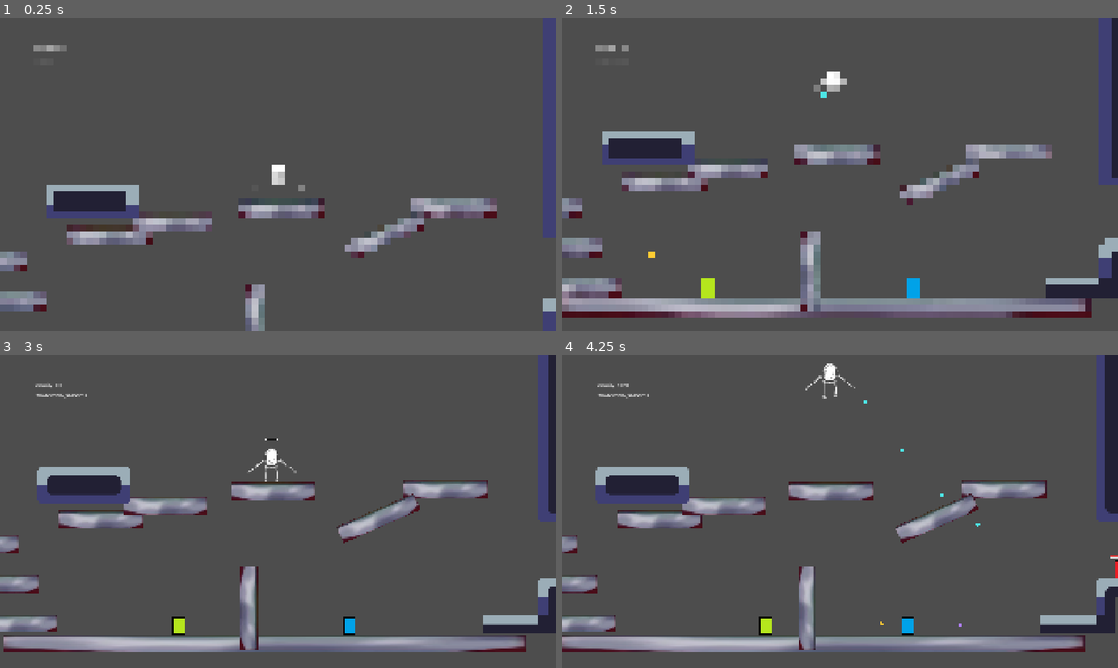
Above: before the commit, frames 1-4 (two rows, left to right).
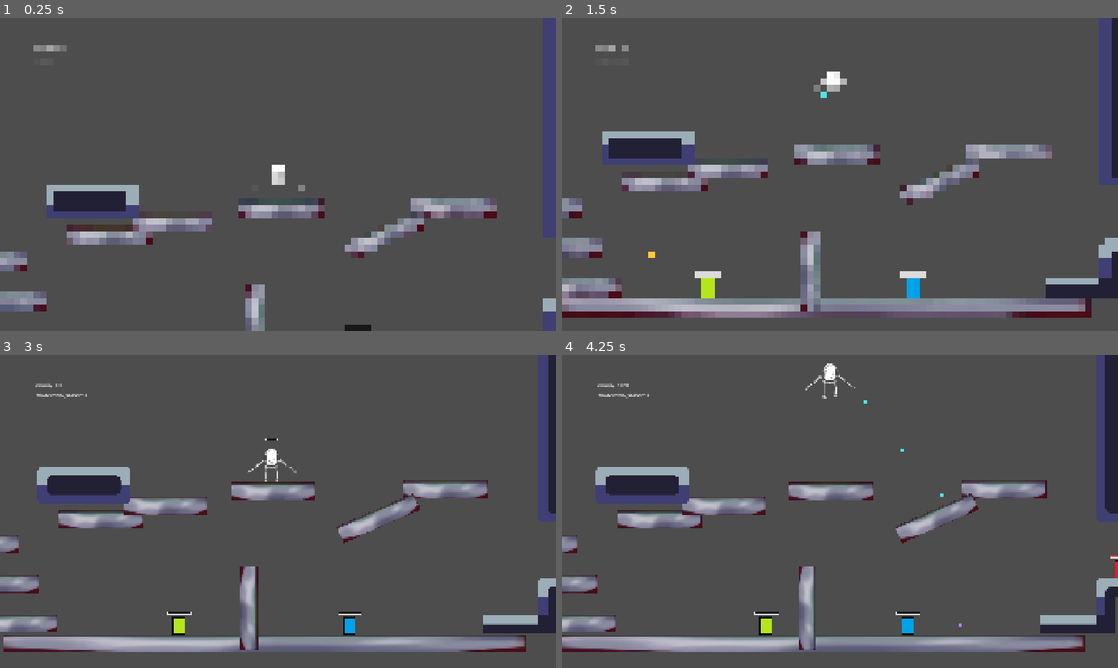
Above: after the commit, the same moments.

Repository: tlghealthy/godot_warmup_jam
Game: Godot game, scene res://scenes/Main.tscn
Two runs of this game, one before a commit and one after it. Both use one fixed random seed, a clock stepped at 60 frames per second and the inputs below.
Inputs (mouse positions are in pixels of both pictures, inside the frame that each line leads up to):
- Up to frame 1 (0.25 s): no input
- Up to frame 2 (1.5 s): move the mouse to (962, 158) at 0.52 s; hold E (DebugActionRight) from 0.53 s (still down); tap P (CameraCycle) at 0.6 s; tap Space (PlayerJump) at 0.77 s; move the mouse to (728, 190) at 1.27 s; click (728, 190) at 1.35 s
- Up to frame 3 (3 s): tap Space (PlayerJump) at 1.52 s; move the mouse to (333, 442) at 2.02 s; release E (DebugActionRight) at 2.03 s; hold Q (DebugActionLeft) 2.03-2.78 s; tap ` (SwitchWindow) at 2.1 s; move the mouse to (250, 574) at 2.77 s; hold E (DebugActionRight) from 2.78 s (still down); tap P (CameraCycle) at 2.85 s
- Up to frame 4 (4.25 s): keep holding E (DebugActionRight); tap Space (PlayerJump) at 3.02, 3.77 s; move the mouse to (1006, 558) at 3.52 s; press the mouse at (1006, 558) at 3.53 s

The runs differ from the first frame. In frame 1, 0.1% of the frame differs, in the area x 62-67%, y 98-100%; in frame 2, 0.2%, in the area x 23-66%, y 80-84%; in frame 3, 0.1%; in frame 4, 0.1%.

Commit message:
Enemy health bars

Diff:
--- a/PuerMech/scenes/EnemyBurster.tscn
+++ b/PuerMech/scenes/EnemyBurster.tscn
@@ -1,9 +1,11 @@
-[gd_scene load_steps=6 format=3 uid="uid://b4lsxwjy1qk82"]
+[gd_scene load_steps=8 format=3 uid="uid://b4lsxwjy1qk82"]
 
 [ext_resource type="Script" uid="uid://cjhq38lw2588p" path="res://scenes/enemy_burster.gd" id="1"]
 [ext_resource type="Script" uid="uid://c237hamteovpl" path="res://scripts/weapon.gd" id="2"]
 [ext_resource type="PackedScene" path="res://scenes/Projectile.tscn" id="3"]
 [ext_resource type="Texture2D" uid="uid://dm2jgmrqkae6e" path="res://art/enemyBurster.png" id="3_clpsp"]
+[ext_resource type="Script" uid="uid://bd7rtuknbkhdf" path="res://scripts/health.gd" id="4_health"]
+[ext_resource type="Script" uid="uid://putfjdg6lymq" path="res://scripts/health_bar.gd" id="5_hbar"]
 
 [sub_resource type="RectangleShape2D" id="shape"]
 size = Vector2(40, 60)
@@ -25,3 +27,10 @@
 projectile_scene = ExtResource("3")
 bullet_color = Color(0.7, 0.5, 1, 1)
 ignore_groups = Array[StringName]([&"enemy"])
+
+[node name="Health" type="Node" parent="."]
+script = ExtResource("4_health")
+
+[node name="HealthBar" type="Node2D" parent="."]
+script = ExtResource("5_hbar")
+health_path = NodePath("../Health")
--- a/PuerMech/scenes/EnemySpreader.tscn
+++ b/PuerMech/scenes/EnemySpreader.tscn
@@ -1,9 +1,11 @@
-[gd_scene load_steps=6 format=3 uid="uid://clifej6o4ldh0"]
+[gd_scene load_steps=8 format=3 uid="uid://clifej6o4ldh0"]
 
 [ext_resource type="Script" uid="uid://qovv3j8o7744" path="res://scenes/enemy_spreader.gd" id="1"]
 [ext_resource type="Script" uid="uid://c237hamteovpl" path="res://scripts/weapon.gd" id="2"]
 [ext_resource type="PackedScene" path="res://scenes/Projectile.tscn" id="3"]
 [ext_resource type="Texture2D" uid="uid://cvhk4qvt7r5qd" path="res://art/enemySpreader.png" id="3_2chpw"]
+[ext_resource type="Script" uid="uid://bd7rtuknbkhdf" path="res://scripts/health.gd" id="4_health"]
+[ext_resource type="Script" uid="uid://putfjdg6lymq" path="res://scripts/health_bar.gd" id="5_hbar"]
 
 [sub_resource type="RectangleShape2D" id="shape"]
 size = Vector2(40, 60)
@@ -27,3 +29,10 @@
 bullet_color = Color(1, 0.8, 0.2, 1)
 target_groups = Array[StringName]([&"player"])
 ignore_groups = Array[StringName]([&"enemy"])
+
+[node name="Health" type="Node" parent="."]
+script = ExtResource("4_health")
+
+[node name="HealthBar" type="Node2D" parent="."]
+script = ExtResource("5_hbar")
+health_path = NodePath("../Health")
--- a/PuerMech/scripts/projectile.gd
+++ b/PuerMech/scripts/projectile.gd
@@ -43,6 +43,9 @@
 				ok = true
 				break
 		if not ok:
+			# If we hit a solid physics body (e.g., wall/platform) and it's not ignored, destroy the bullet
+			if body is PhysicsBody2D or body is TileMap:
+				queue_free()
 			return
 	# Do not collide with the shooter if it's set as the parent
 	if get_parent() and body == get_parent():
